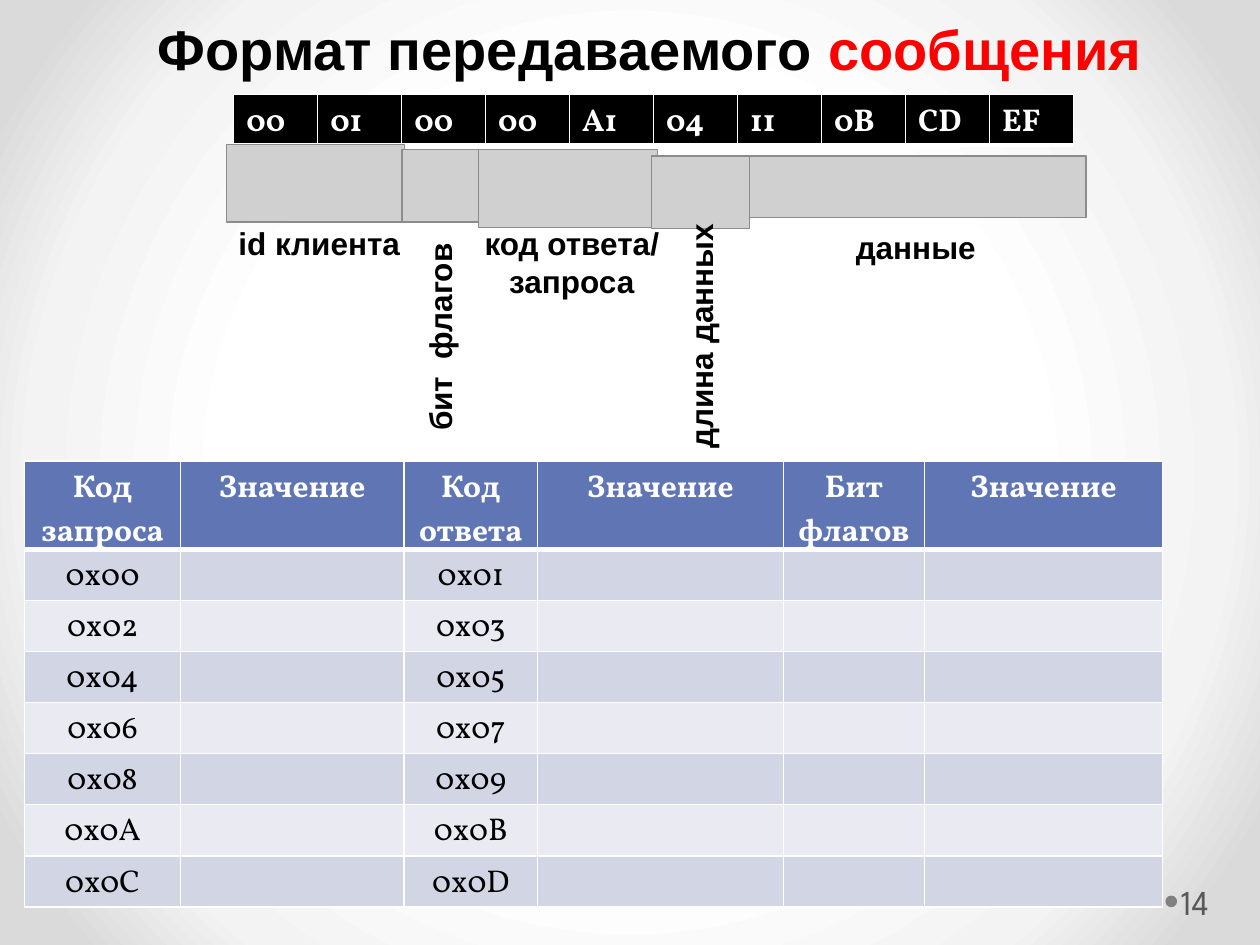
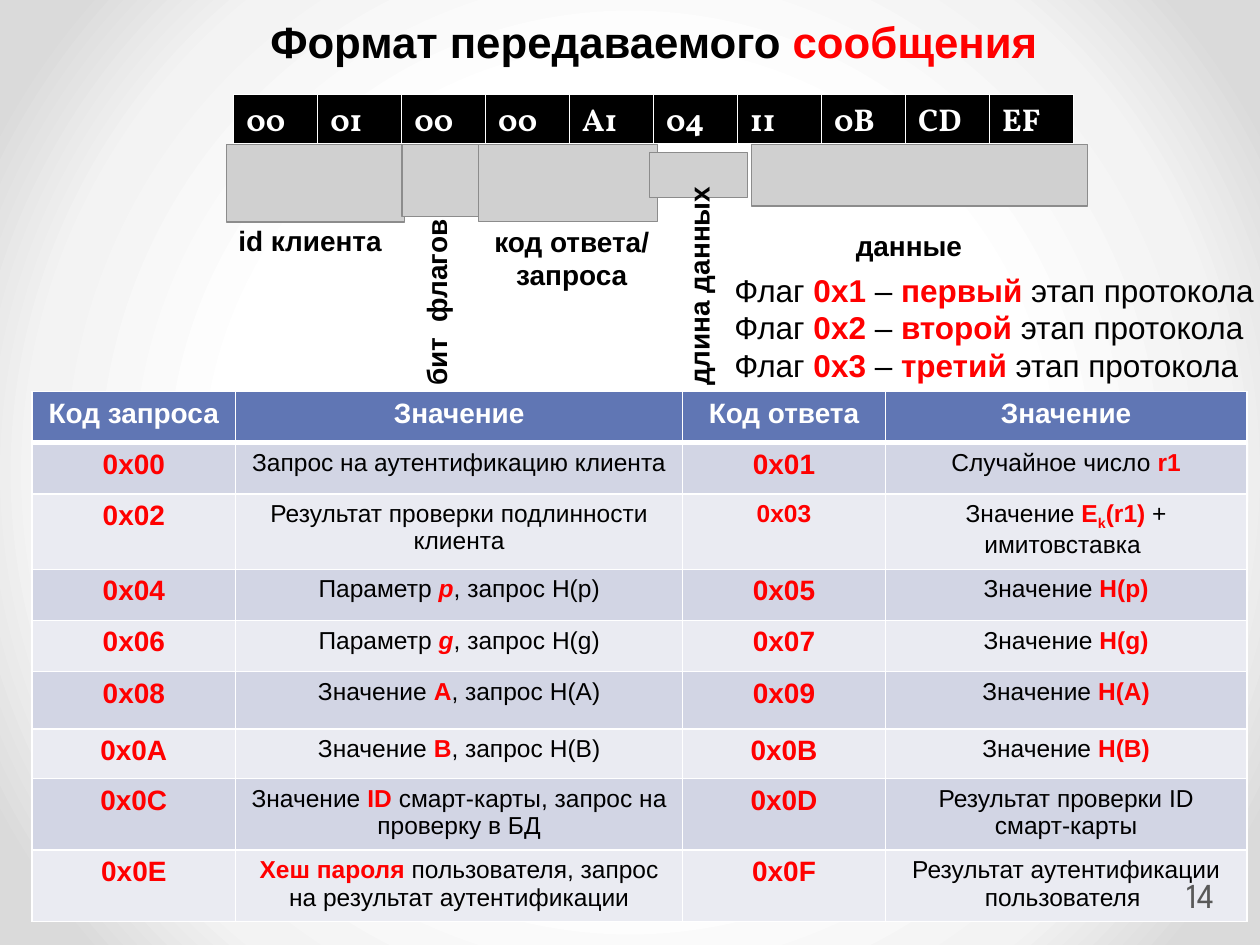
Before and after one commit to romanivanov21/tk_project_windows, a slide deck: slide 14 of ВКР (выпускная квалификационная работа)/MP-49_Ivanov_Roman_present.pptx. Drawn at 1260x945 pixels with LibreOffice and Linux fonts; fonts in the diff are those of the drawing; grey boxes stand for pictures. Boxes give left, top, right and bottom in pixels: in the first picture for what was removed or moved away, otherwise in the second. Text is boxed around its words. In the diff, an @@ line names an element or a change of style, - is before the commit and + after.

Commit message:
Улутшен фаормат передаваемого сообщения

```diff
--- a/ВКР (выпускная квалификационная работа)/MP-49_Ivanov_Roman_present.pptx
+++ b/ВКР (выпускная квалификационная работа)/MP-49_Ivanov_Roman_present.pptx
@@ text "Формат передаваемого сообщения" at box(270, 26, 1037, 67): size 32 to 25 pt @@
@@ picture: place and size @@
-picture at box(402, 150, 479, 222)
+picture at box(402, 144, 479, 215)
@@ picture: place and size @@
-picture at box(479, 150, 658, 228)
+picture at box(479, 144, 658, 222)
@@ picture: place and size @@
-picture at box(750, 156, 1086, 218)
+picture at box(751, 144, 1087, 205)
@@ picture: place and size @@
-picture at box(651, 156, 750, 228)
+picture at box(650, 152, 748, 197)
@@ size 18 to 16 pt in 5 elements at box(238, 230, 382, 252), box(856, 241, 962, 261), box(494, 231, 649, 290), box(422, 230, 453, 384), box(684, 197, 715, 384) @@
@@ text "длина данных": place and size @@
-text "длина данных" at box(685, 236, 720, 446)
+text "длина данных" at box(684, 197, 715, 384)
@@ text "бит флагов": place and size @@
-text "бит флагов" at box(424, 255, 459, 429)
+text "бит флагов" at box(422, 230, 453, 384)
@@ text added at box(734, 278, 1254, 383), 18 pt, text #000000 @@
+Флаг 0x1 – первый этап протокола
+Флаг 0x2 – второй этап протокола
+Флаг 0x3 – третий этап протокола
@@ table at box(32, 392, 1247, 917) @@
-Код запроса | Значение | Код ответа | Значение | Бит флагов | Значение
-0x00 |  | 0x01 |  |  | 
-0x02 |  | 0x03 |  |  | 
-0x04 |  | 0x05 |  |  | 
-0x06 |  | 0x07 |  |  | 
-0x08 |  | 0x09 |  |  | 
-0x0A |  | 0x0B |  |  | 
-0x0C |  | 0x0D |  |  | 
+Код запроса | Значение | Код ответа | Значение
+0x00 | Запрос на аутентификацию клиента | 0x01 | Случайное число r1
+0x02 | Результат проверки подлинности клиента | 0x03 | Значение Ek(r1) + имитовставка
+0x04 | Параметр p, запрос H(p) | 0x05 | Значение H(p)
+0x06 | Параметр g, запрос H(g) | 0x07 | Значение H(g)
+0x08 | Значение A, запрос H(A) | 0x09 | Значение H(A)
+0x0A | Значение B, запрос H(B) | 0x0B | Значение H(B)
+0x0C | Значение ID смарт-карты, запрос на проверку в БД | 0x0D | Результат проверки ID смарт-карты
+0x0E | Хеш пароля пользователя, запрос на результат аутентификации | 0x0F | Результат аутентификации пользователя
@@ table: place and size @@
-table at box(25, 461, 1163, 911)
+table at box(32, 392, 1247, 917)
@@ page number rewrapped from box(1181, 892, 1209, 915) to box(1186, 873, 1214, 908) @@
```
Also in this commit, not shown: 1 other slide changed, 1 other file.
